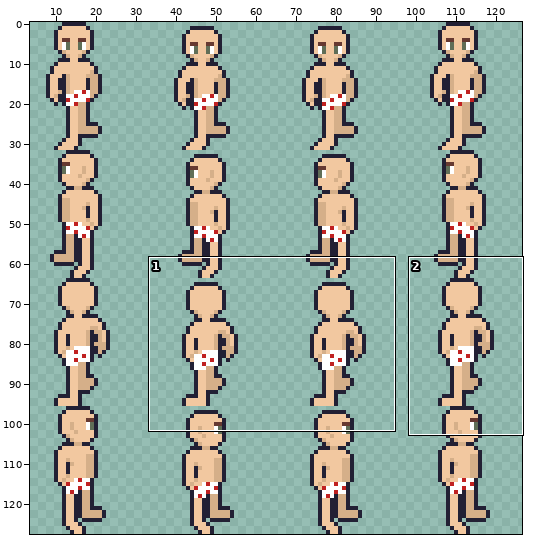
Pixel-art file, stored at ASSETS/ART/SPRITESHEETS/PLAYER_MASTER-Sheet.aseprite. Above, an overview of the earlier version with the close-up marked.
Close-up. Before:
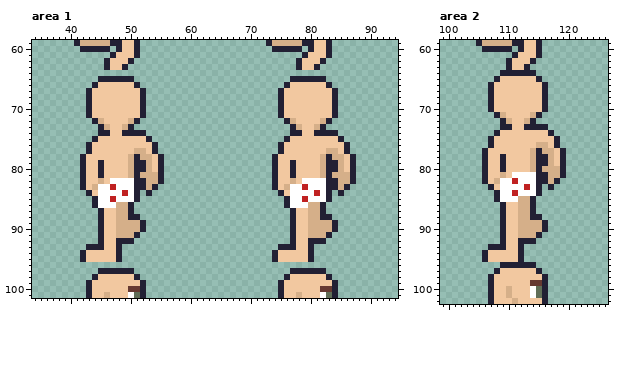
128x128 pixels, 1 frame. Shown: area 1: x 34..94, y 59..101; area 2: x 99..126, y 59..102. The wide view leaves out empty margins. The commit also changed other parts of the picture, which this record leaves out.
After the commit:
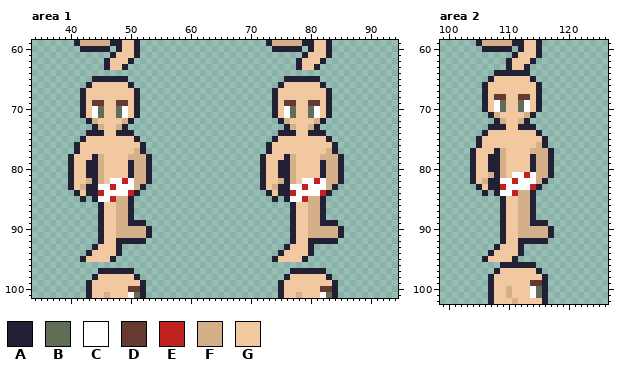
Palette (. is transparent): A #222034  B #606e57  C #ffffff  D #663931  E #c02121  F #d5af89  G #f2c8a0
Difference:
Changed rows in their new state; - is an unchanged pixel.
Area 1:
first column x 40:
 65 ----A-----.-------------------------A-----.-----
 66 ---AG-----A.-----------------------AG-----A.----
 67 --AG-------A.---------------------AG-------A.---
 68 --AG-------A.---------------------AG-------A.---
 69 --AGDD--DD-A.---------------------AGDD--DD-A.---
 70 --AGCB--BC-A.---------------------AGCB--BC-A.---
 71 --AGCB--BC-A.---------------------AGCB--BC-A.---
 72 ---AFG---FA.-----------------------AFG---FA.----
 73 ----AFG-FA.-------------------------AFG-FA.-----
 74 ---AA-G-A--..----------------------AA-G-A--..---
 75 --AGG------A..--------------------AGG------A..--
 76 -AGG--------A..------------------AGG--------A..-
 77 -AGG--------A..------------------AGG--------A..-
 78 AGG-AF-----F-A..----------------AGG-AF-----F-A..
 79 AGGAAF----AFFA..----------------AGGAAF----AFFA..
 80 AGGAAF----AFFA..----------------AGGAAF----AFFA..
 81 AGGAAF----AF-A..----------------AGGAAF----AF-A..
 82 AGGFA----E-FFA..----------------AGGFA----E-FFA..
 83 AGFAA------F-..-----------------AGFAA------F-..-
 84 -AG-AE---CE--.-------------------AG-AE---CE--.--
 85 --A-----FFA.----------------------A-----FFA.----
 86 ----.AGG----------------------------.AGG--------
 88 -----------.-------------------------------.----
 89 ----------AA------------------------------AA----
 90 ------------FA------------------------------FA--
 91 -----------FFA-----------------------------FFA--
 92 -----------AA------------------------------AA---
 93 ---.-G-----------------------------.-G----------
 94 --.A------------------------------.A------------
 95 -------A.------------------------------A.-------
Area 2:
first column x 104:
 64 ----A-----.-----
 65 ---AG-----A.----
 66 --AG-------A.---
 67 --AG-------A.---
 68 --AGDD--DD-A.---
 69 --AGCB--BC-A.---
 70 --AGCB--BC-A.---
 71 ---AFG---FA.----
 72 ----AFG-FA.-----
 73 ---AA-G-A--..---
 74 --AGG------A..--
 75 -AGG--------A..-
 76 -AGG--------A..-
 77 AGG-AF-----F-A..
 78 AGGAAF----AFFA..
 79 AGGAAF----AFFA..
 80 AGGAAF----AF-A..
 81 AGGFA----E-FFA..
 82 AGFAA------F-..-
 83 -AG-AE---CE--.--
 84 --A-----FFA.----
 85 ----.AGG--------
 88 -----------.----
 89 ----------AA----
 90 ------------FA--
 91 -----------FFA--
 92 -----------AA---
 93 ---.-G----------
 94 --.A------------
 95 -------A.-------
Changed places in both close-ups, as pixel boxes (x1, y1, x2, y2):
changed: (68, 76, 164, 262)
changed: (260, 76, 356, 262)
changed: (470, 70, 566, 262)
